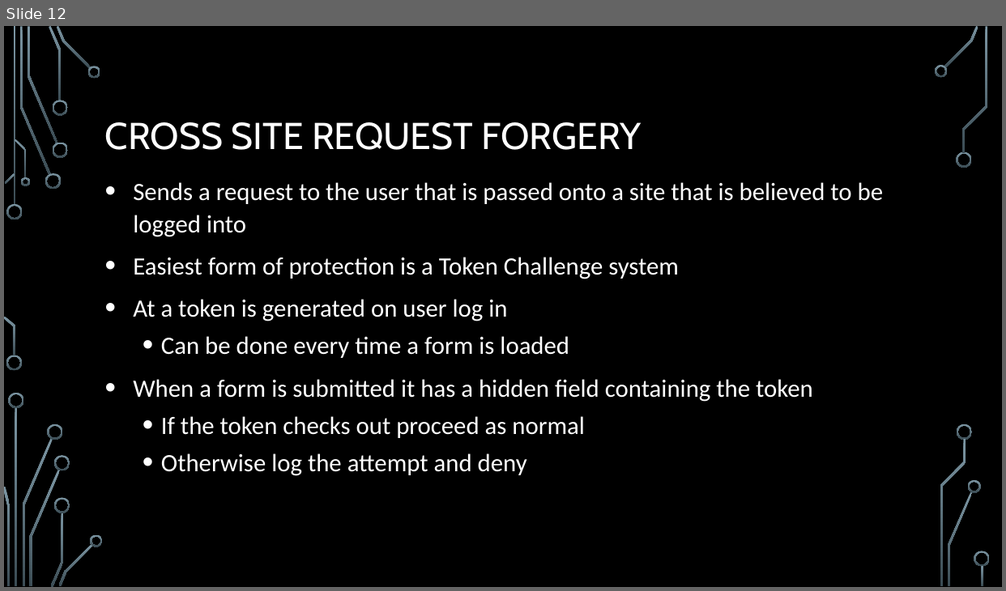
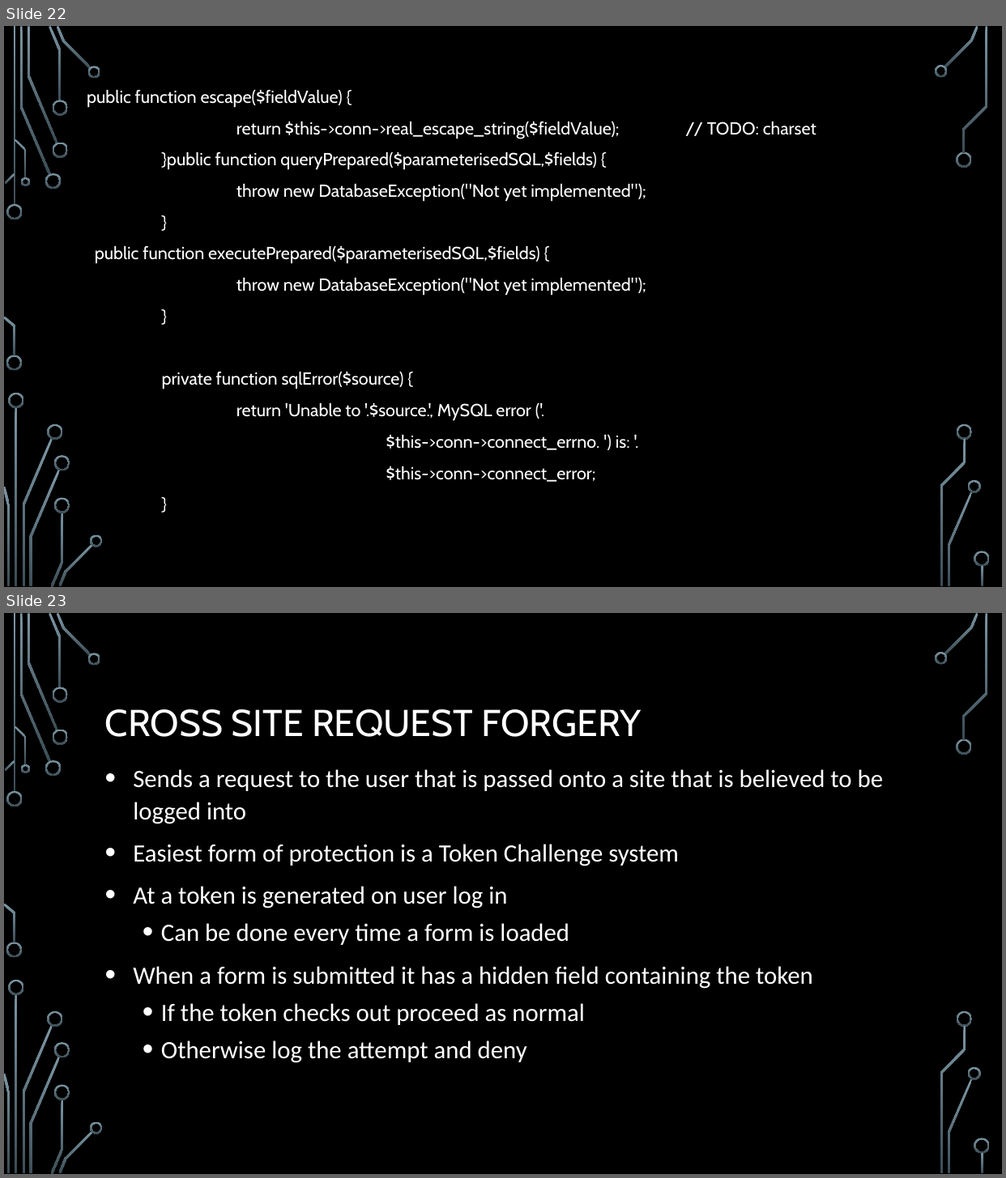
Before and after one commit to KBarros2014/TEAMB, a slide deck: site/Presentation doc/Php assignment.pptx. Shown one above the other, each under a label of ours: slide 12 before the commit, slides 22 and 23 after it. The pictures are 1006x591 and 1006x1178 pixels, drawn with LibreOffice and Linux fonts; fonts in the diff are those of the drawing; background and template pictures are left out. Boxes give left, top, right and bottom in pixels: in the first picture for what was removed or moved away, otherwise in the second. Text is boxed around its words. In the diff, an @@ line names an element or a change of style, - is before the commit and + after.

```diff
--- a/site/Presentation doc/Php assignment.pptx
+++ b/site/Presentation doc/Php assignment.pptx
@@ slide 22 added at [4,26,1002,587], background picture (left out); not listed: 36 template elements that a slide beside it also shows @@
@@ text added at [87,89,646,482], 16.8 pt, text #FFFFFF @@
+public function escape($fieldValue) {
+return $this->conn->real_escape_string($fieldValue); // TODO: charset
+}public function queryPrepared($parameterisedSQL,$fields) {
+throw new DatabaseException("Not yet implemented");
+}
+public function executePrepared($parameterisedSQL,$fields) {
+throw new DatabaseException("Not yet implemented");
+}
+private function sqlError($source) {
+return 'Unable to '.$source.', MySQL error ('.
+$this->conn->connect_errno. ') is: '.
+$this->conn->connect_error;
+}
@@ what was slide 12 is now slide 23 @@
```
Also in this commit, not shown: 4 slides changed, 13 other slides added, 3 slides removed, 1 other file.
